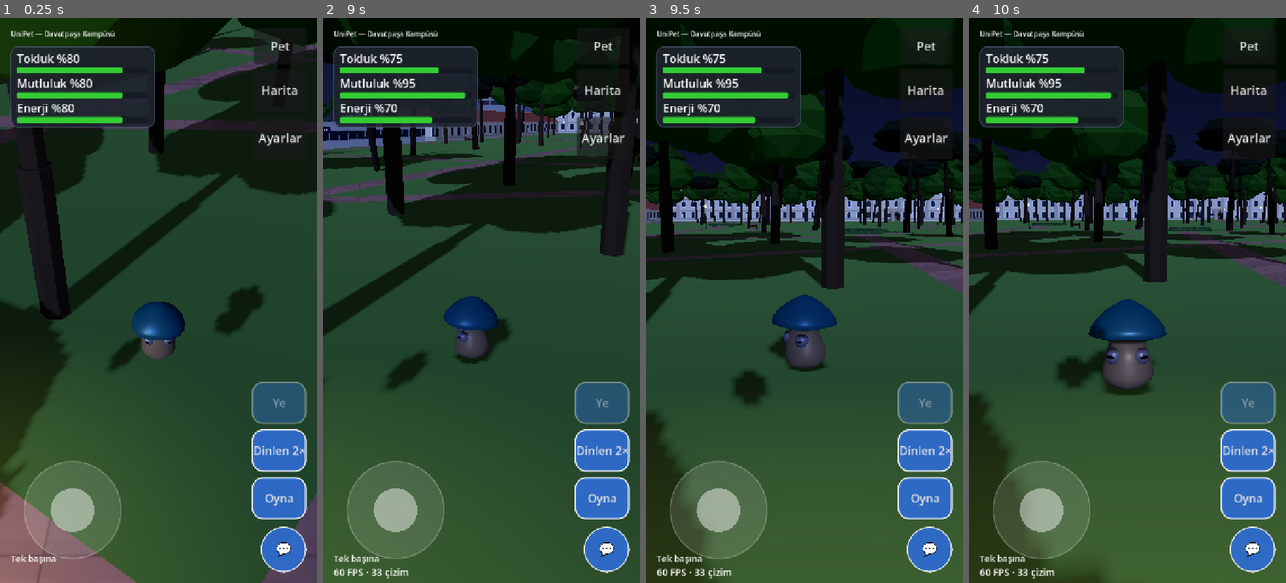
Above: before the commit, frames 1-4 (left to right).
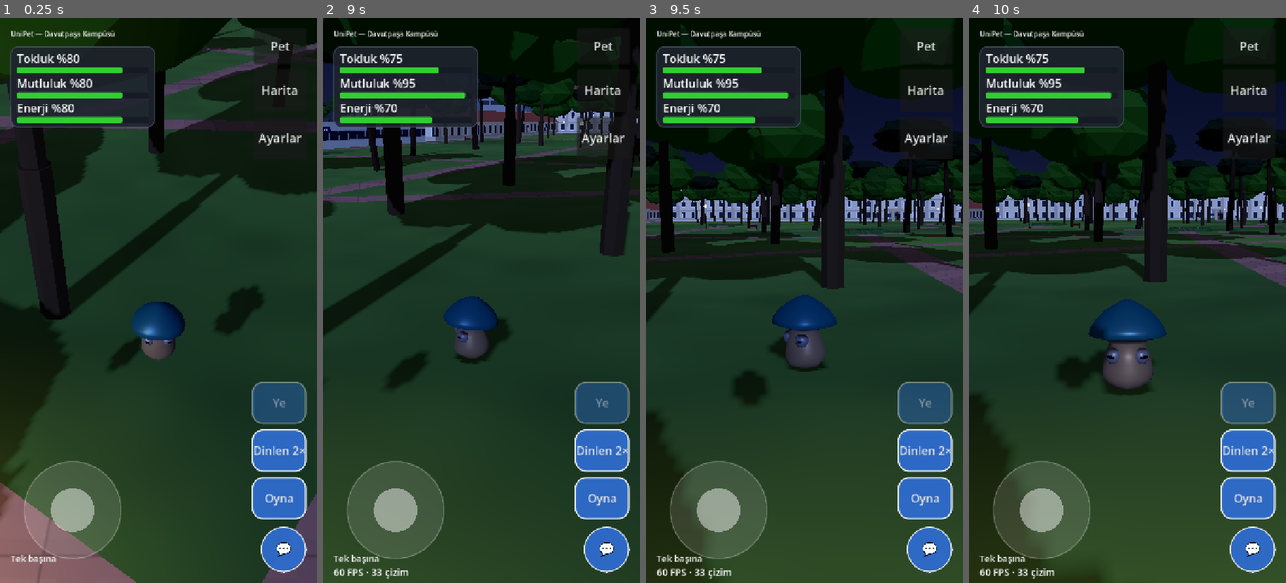
Above: after the commit, the same moments.

Repository: talha24052050/unipet
Game: Godot game, scene res://scenes/main.tscn
Same seed, same stepped clock (60 frames per second), same inputs: the game is played once before the commit and once after it. This scene is started directly instead of the project's main scene.
Inputs (mouse positions are in pixels of both pictures, inside the frame that each line leads up to):
- Up to frame 1 (0.25 s): no input
- Up to frame 2 (9 s): click "Oyna" at 0.5 s; tap Enter at 1.25 s; move the mouse to (551, 272) at 1.27 s; hold Right (ui_right) 1.28-2 s; click (551, 272) at 1.42 s; drag from (418, 328) to (465, 413) at 2.02 s; click "Pet" at 2.75 s; click "Başla" at 3.5 s; click "Oyna" at 4.25 s; click "Harita" at 5 s; click "Kapat" at 5.75 s; move the mouse to (513, 176) at 6.52 s; hold Right (ui_right) 6.53-7.25 s; drag from (465, 413) to (386, 215) at 7.27 s; move the mouse to (576, 385) at 8.02 s; hold Left (ui_left) 8.03-8.75 s; drag from (386, 215) to (433, 159) at 8.77 s
- Up to frame 3 (9.5 s): no input
- Up to frame 4 (10 s): move the mouse to (1143, 300) at 9.52 s; hold Down (ui_down) from 9.53 s (still down); click (1143, 300) at 9.67 s

The runs differ from the first frame. In frame 2, 0.1% of the frame differs, in the area x 39-74%, y 21-23%; in frame 3, 0.9%; in frame 4, 1.2%, in the area x 0-100%, y 35-52%.

Commit message:
Çim alacalı (dünya koordinatlı gürültü, doku dosyası yok): park/çim/bahçe alanları ve zemin; aynı renk tek malzeme, birleştirmeye uygun
Claude-Session: https://claude.ai/code/session_01W3xfYM39N4DkoDcWJ4iSdQ

Diff:
--- /dev/null
+++ b/game/assets/shaders/grass.gdshader
@@ -0,0 +1,34 @@
+shader_type spatial;
+// Çim: düz tek renk yerine dünya koordinatına bağlı hafif alacalık (Street View'daki gibi lekeli çimen). Doku dosyası yok.
+uniform vec4 base_color : source_color = vec4(0.36, 0.53, 0.24, 1.0);
+uniform float patch_scale = 0.045;   // büyük lekeler (~22 m)
+uniform float detail_scale = 0.6;    // küçük ton oynaması (~1.7 m)
+uniform float strength = 0.16;
+
+float hash(vec2 p) {
+	return fract(sin(dot(p, vec2(127.1, 311.7))) * 43758.5453);
+}
+
+float vnoise(vec2 p) {
+	vec2 i = floor(p);
+	vec2 f = fract(p);
+	vec2 u = f * f * (3.0 - 2.0 * f);
+	return mix(mix(hash(i), hash(i + vec2(1.0, 0.0)), u.x), mix(hash(i + vec2(0.0, 1.0)), hash(i + vec2(1.0, 1.0)), u.x), u.y);
+}
+
+varying vec2 wxz;
+
+void vertex() {
+	wxz = (MODEL_MATRIX * vec4(VERTEX, 1.0)).xz;
+}
+
+void fragment() {
+	float big = vnoise(wxz * patch_scale);
+	float small = vnoise(wxz * detail_scale);
+	float t = (big - 0.5) * 1.0 + (small - 0.5) * 0.35;
+	vec3 c = base_color.rgb * (1.0 + t * strength * 2.0);
+	// büyük lekelerde hafif sarımsı (kuru) ton
+	c = mix(c, c * vec3(1.08, 1.04, 0.86), smoothstep(0.62, 0.85, big) * 0.6);
+	ALBEDO = c;
+	ROUGHNESS = 0.95;
+}
--- a/game/src/world/greybox_builder.gd
+++ b/game/src/world/greybox_builder.gd
@@ -6,6 +6,8 @@
 const BuildingStyle := preload("res://src/world/building_style.gd")
 const BUILDING_WALL_SHADER: Shader = preload("res://assets/shaders/building_wall.gdshader")
 const PATH_COBBLE_SHADER: Shader = preload("res://assets/shaders/path_cobble.gdshader")
+const GRASS_SHADER: Shader = preload("res://assets/shaders/grass.gdshader")
+const GRASS_KINDS: PackedStringArray = ["grass", "park", "garden"]
 const GreeneryDecor := preload("res://src/world/greenery_decor.gd")
 ## Ortabahçe'yi çevreleyen bina (avlu tespiti için).
 const KISLA_NAME: String = "Yıldız Teknik Üniversitesi Davutpaşa Kışlası"
@@ -302,7 +304,7 @@
 	var mesh: MeshInstance3D = MeshInstance3D.new()
 	var bm: BoxMesh = BoxMesh.new()
 	bm.size = box.size
-	bm.material = _material(GROUND_COLOR)
+	bm.material = _grass_material(GROUND_COLOR)
 	mesh.mesh = bm
 	mesh.cast_shadow = GeometryInstance3D.SHADOW_CASTING_SETTING_OFF
 	body.add_child(shape)
@@ -322,7 +324,7 @@
 	var mesh: MeshInstance3D = MeshInstance3D.new()
 	var bm: BoxMesh = BoxMesh.new()
 	bm.size = box.size
-	bm.material = _material(GROUND_COLOR)
+	bm.material = _grass_material(GROUND_COLOR)
 	mesh.mesh = bm
 	mesh.cast_shadow = GeometryInstance3D.SHADOW_CASTING_SETTING_OFF
 	body.add_child(shape)
@@ -416,7 +418,8 @@
 	if mesh == null:
 		return
 	var color: Color = AREA_COLORS.get(str(a.get("kind", "grass")), AREA_COLORS["grass"])
-	var mat: Material = _water_material() if str(a.get("name", "")).to_lower().contains("havuz") else _shared_material(color)
+	var kind: String = str(a.get("kind", "grass"))
+	var mat: Material = _water_material() if str(a.get("name", "")).to_lower().contains("havuz") 		else (_grass_material(color) if GRASS_KINDS.has(kind) else _shared_material(color))
 	if _batching:
 		_batch_mesh(mesh, mat, _poly_box(poly).get_center())
 		return
@@ -472,6 +475,17 @@
 
 var _shared_materials: Dictionary = {}
 var _style_materials: Dictionary = {}  # bina stili -> ortak duvar ShaderMaterial
+var _grass_materials: Dictionary = {}
+
+
+## Alacalı çim (aynı renk = aynı malzeme, birleştirmeye uygun).
+func _grass_material(color: Color) -> ShaderMaterial:
+	if not _grass_materials.has(color):
+		var m: ShaderMaterial = ShaderMaterial.new()
+		m.shader = GRASS_SHADER
+		m.set_shader_parameter("base_color", color)
+		_grass_materials[color] = m
+	return _grass_materials[color]
 
 
 ## Aynı renk = aynı malzeme nesnesi (birleştirme anahtarı malzeme kimliği).
Not shown, added: game/assets/shaders/grass.gdshader.uid
